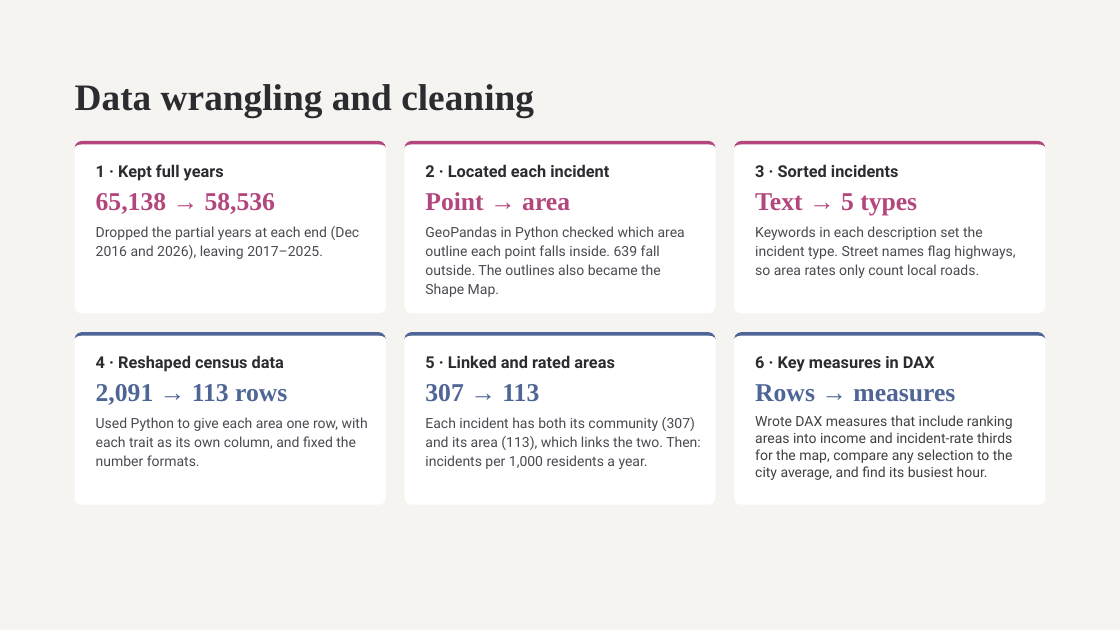
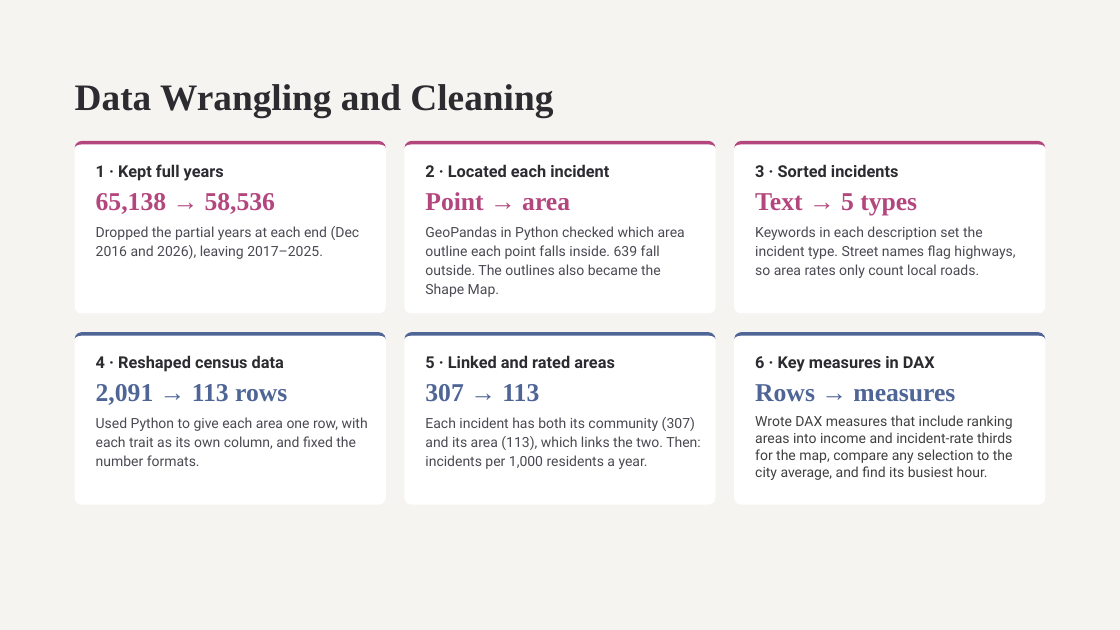
Before and after one commit to AdrianJulve/calgary-traffic-dashboard, a slide deck: slide 5 of Calgary Traffic Midpoint Presentation.pptx. Drawn at 1120x630 pixels with LibreOffice and Linux fonts; fonts in the diff are those of the drawing. Boxes give left, top, right and bottom in pixels: in the first picture for what was removed or moved away, otherwise in the second. Text is boxed around its words. In the diff, an @@ line names an element or a change of style, - is before the commit and + after.

Commit message:
added rest of group member names; added references; fixed title capitalization

```diff
--- a/Calgary Traffic Midpoint Presentation.pptx
+++ b/Calgary Traffic Midpoint Presentation.pptx
@@ title at bbox=[75, 84, 553, 117]: text changed @@
-Data wrangling and cleaning
+Data Wrangling and Cleaning
```
Also in this commit, not shown: 7 other slides changed, 1 slide added.
